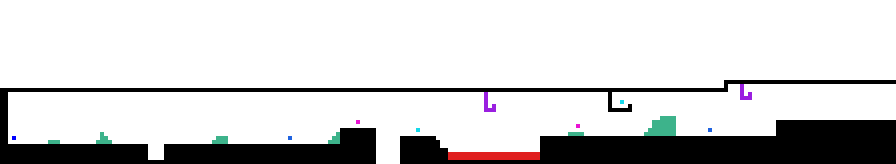
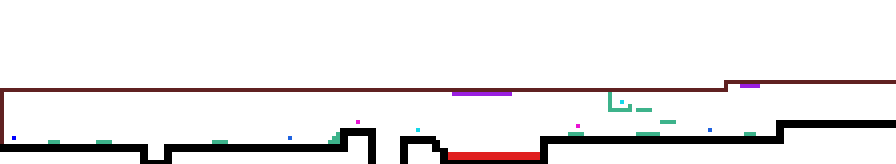
Revision of a layered (896, 164) image; what changed, layer by layer:
painted on "Level 2 certo" over [0, 80, 896, 164]
